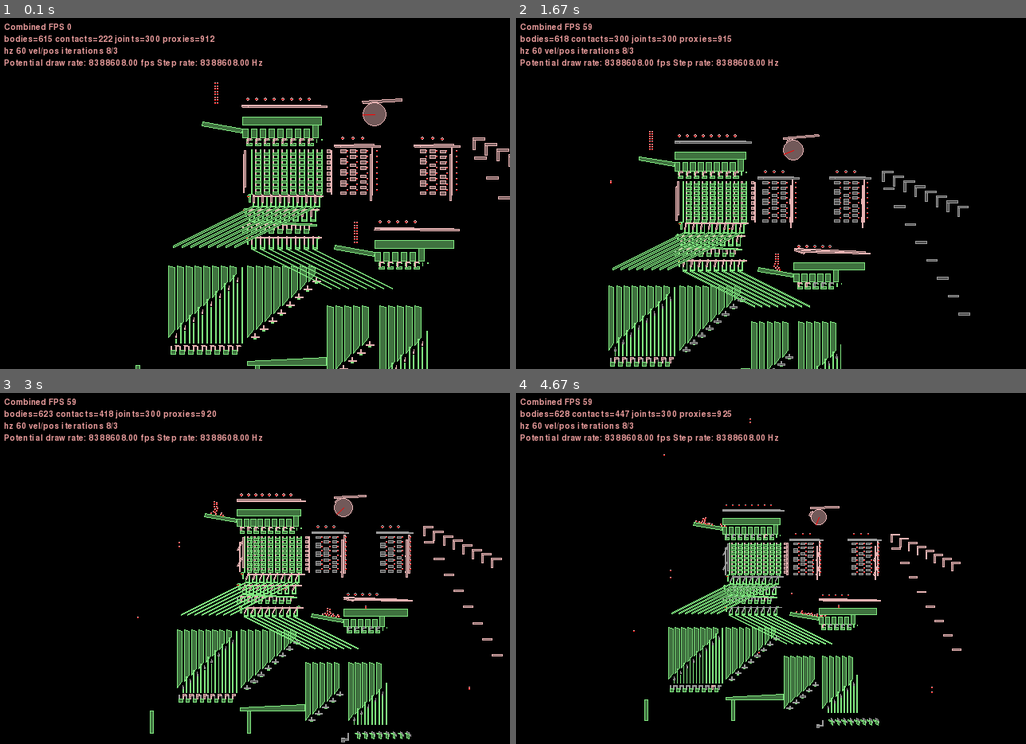
Above: before the commit, frames 1-4 (two rows, left to right).
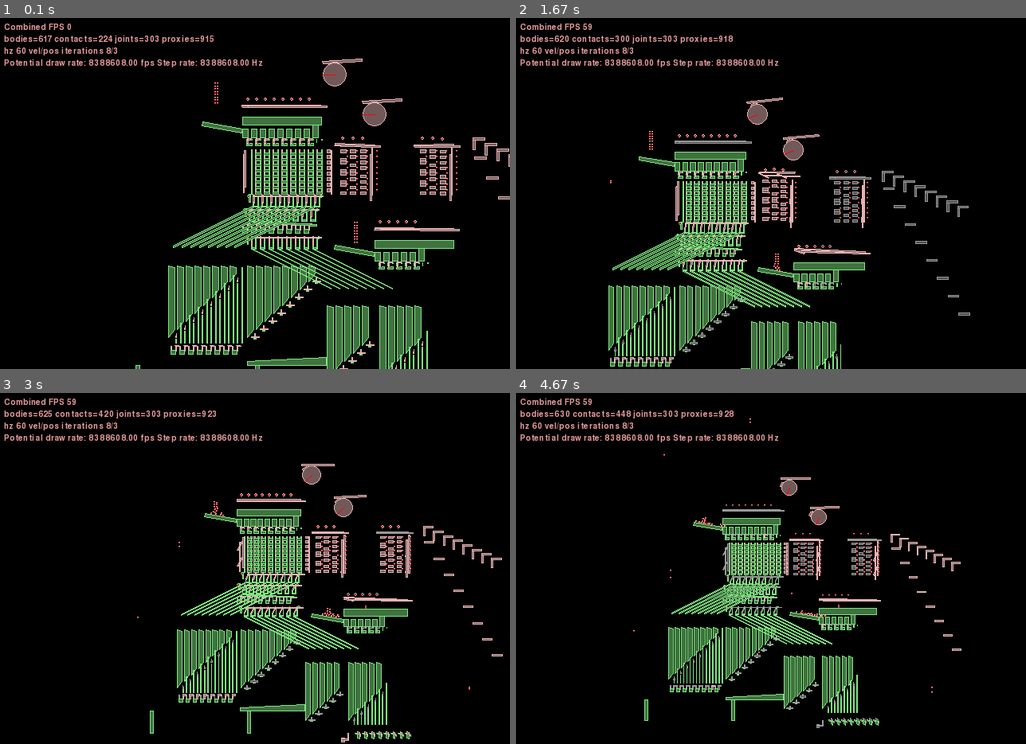
Above: after the commit, the same moments.

Repository: jmacarthur/box2d-ssem
Game: pygame game, started from main.py
The game is run twice, just before and just after one commit, with the same random seed, the same clock (stepped at 60 frames per second) and the same inputs.
Inputs (mouse positions are in pixels of both pictures, inside the frame that each line leads up to):
- Up to frame 1 (0.1 s): no input
- Up to frame 2 (1.67 s): hold Right 0.33-0.8 s; move the mouse to (750, 193) at 0.37 s; hold Up 0.83-1.13 s; move the mouse to (771, 204) at 0.87 s; tap Space at 0.9, 1.23, 1.53 s; tap X at 0.98 s; hold Right 1.17-1.63 s; move the mouse to (648, 179) at 1.2 s
- Up to frame 3 (3 s): hold Left 1.67-2.2 s; move the mouse to (306, 638) at 1.7 s; tap Space at 1.73, 2.03, 2.3, 2.63, 2.93 s; hold Down 2.23-2.53 s; move the mouse to (96, 642) at 2.27 s; tap X at 2.38 s; hold Left 2.57-2.97 s; move the mouse to (443, 687) at 2.6 s
- Up to frame 4 (4.67 s): hold Up 3-3.37 s; move the mouse to (832, 586) at 3.03 s; tap Space at 3.07, 3.47, 3.77, 4.13, 4.53 s; hold Right 3.4-4.03 s; move the mouse to (781, 424) at 3.43 s; tap X at 3.55 s; hold Down 4.07-4.43 s; move the mouse to (648, 477) at 4.1 s; hold Left from 4.47 s (still down); move the mouse to (745, 652) at 4.5 s

The runs differ from the first frame. In frame 1, 0.6% of the frame differs, in the area x 9-74%, y 4-37%; in frame 2, 1.1%, in the area x 8-56%, y 4-59%; in frame 3, 1.0%; in frame 4, 0.6%.

Commit message:
Second cam: Main memory selector holdoff

Diff:
--- a/main.py
+++ b/main.py
@@ -282,8 +282,8 @@
             selector_array.append(row_selector)
             self.slide_joint(row_selector, groundBody, (0,1), -8, 0, friction=False)
 
-        self.horizontal_rotating_bar(xpos+200, ypos+120, 100, groundBody, 50)
-
+        holdoff_bar = self.horizontal_rotating_bar(xpos+200, ypos+120, 100, groundBody, 50)
+        holdoff_bar.attachment_point = (xpos+200,ypos+120)
         # Row followers
         for row in range(0,8):
             row_follower_fixtures = []
@@ -294,7 +294,7 @@
             self.slide_joint(follower, groundBody, (1,0), limit1=0, limit2=20)
 
         self.vertical_rotating_bar(xpos+200+25*selector_rods+14,0,14*memory_rows+5, groundBody)
-
+        return holdoff_bar
 
     def memory_module(self, xpos, ypos, groundBody):
         row_injector_fixtures = []
@@ -322,7 +322,7 @@
 
         self.memory_followers = []
         self.memory_selectors = []
-        self.add_row_decoder(xpos, ypos, groundBody, self.memory_followers, self.memory_selectors)
+        main_memory_holdoff = self.add_row_decoder(xpos, ypos, groundBody, self.memory_followers, self.memory_selectors)
 
         # Rods which connect row selectors to ejectors
         for r in range(0,memory_rows):
@@ -337,6 +337,7 @@
 
         # Wall on the left of the memory to create the final channel
         memory_fixed = self.add_static_polygon(box_polygon(3,14*8), -10,0, filter=filter(groupIndex=0, categoryBits=0x0001, maskBits=0xFFFF))
+        return main_memory_holdoff
 
     def connect_regenerators(self):
         for i in range(0,8):
@@ -547,7 +548,7 @@
                 test_data = self.add_ball_bearing(-100+7*i,230+7*r,0)
         self.injector_cranks = []
         self.injector(-32,110, groundBody, injector_crank_array=self.injector_cranks)
-        self.memory_module(0,0, groundBody)
+        main_memory_holdoff = self.memory_module(0,0, groundBody)
         self.upper_regenerators = []
         self.diverter_set(-5,-20, groundBody, slope_x=-200) # Diverter 1. Splits to subtractor reader.
         self.diverter_set(-15,-55, groundBody, discard=True) # Diverter 2. Discards all output.
@@ -597,6 +598,11 @@
         # Cam 1: Fires memory injector, reading PC into address reg.
         follower_body = self.add_cam(300,200, groundBody, 100)
         self.distance_joint(follower_body, mem_injector_raiser, follower_body.attachment_point, mem_injector_raiser.attachment_point)
+
+        # Cam 2: Main memory lifter
+        follower_body = self.add_cam(200,300, groundBody, 100)
+        self.distance_joint(follower_body, main_memory_holdoff, follower_body.attachment_point, main_memory_holdoff.attachment_point)
+
     def Step(self, settings):
         super(Memory, self).Step(settings)
         for i in range(0,len(self.ball_bearings)):
